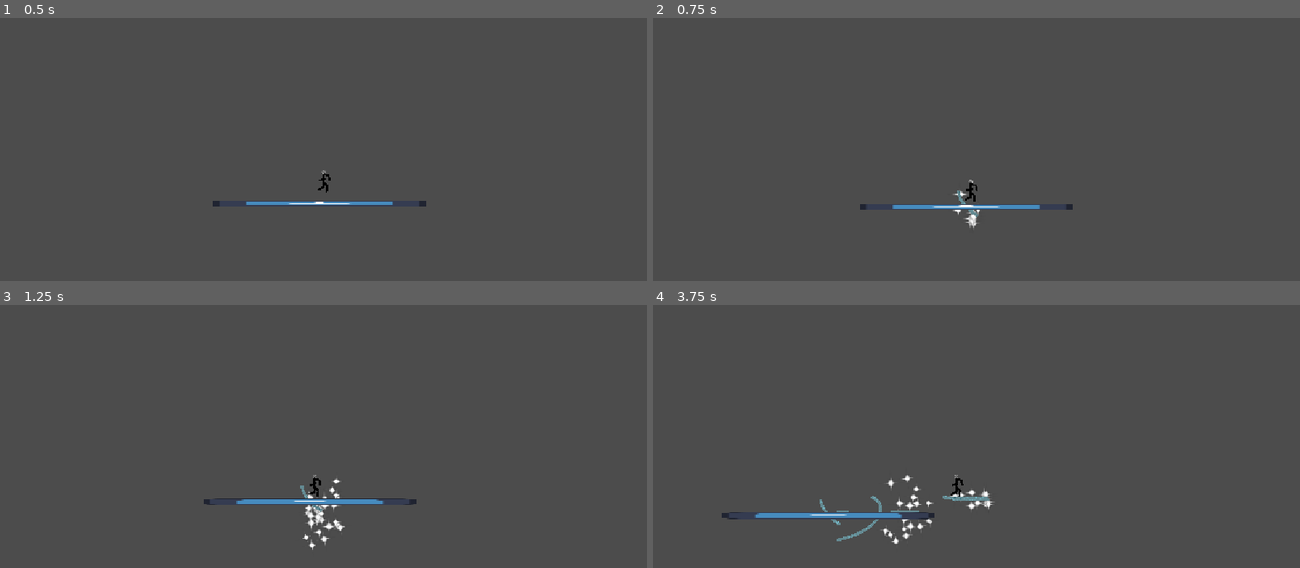
Above: before the commit, frames 1-4 (two rows, left to right).
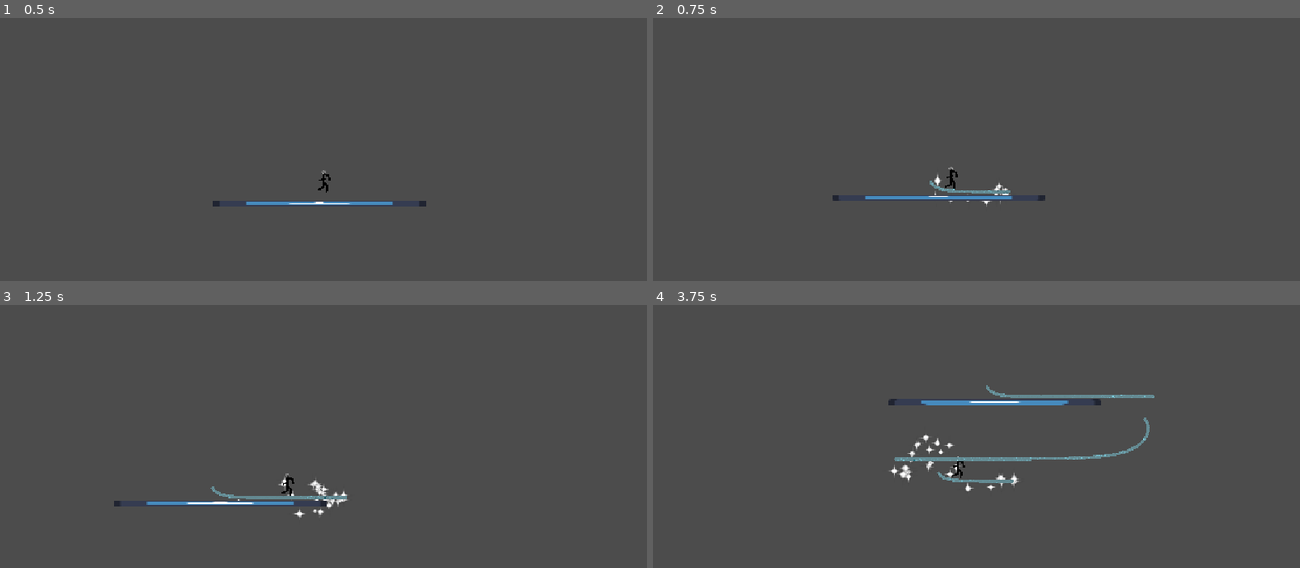
Above: after the commit, the same moments.

Repository: Zepeacedust/snow-game
Game: Godot game, scene res://TestingPlayground.tscn
The game is run twice, just before and just after one commit, with the same random seed, the same clock (stepped at 60 frames per second) and the same inputs. The engine's default icon, where the game draws it, is replaced by a stand-in: a white triangle on a blue panel in a dark square.
Inputs:
- Up to frame 1 (0.5 s): no input
- Up to frame 2 (0.75 s): tap Enter at 0.5 s; hold Right (right) from 0.53 s (still down); hold Shift (bridge) from 0.53 s (still down)
- Up to frame 3 (1.25 s): keep holding Right (right); keep holding Shift (bridge); tap Space (jump) at 0.77 s
- Up to frame 4 (3.75 s): release Shift (bridge) at 1.28 s; tap Shift (bridge) at 1.35, 2.85 s; tap Space (jump) at 1.52, 3.02 s; release Right (right) at 2.03 s; hold Left (left) 2.03-2.78 s; hold Shift (bridge) 2.03-2.78 s; hold Right (right) from 2.78 s (still down); hold Shift (bridge) from 3.53 s (still down)

Frame 1 is identical in both runs. In frame 2, 1.2% of the frame differs, in the area x 27-65%, y 56-80%; in frame 3, 1.6%; in frame 4, 3.1%, in the area x 10-78%, y 30-92%.

Commit message:
Fixed the Movement Bug

Diff:
--- a/BridgeObject.tscn
+++ b/BridgeObject.tscn
@@ -24,8 +24,9 @@
 [node name="BridgeObject" type="Path2D" unique_id=977108169 node_paths=PackedStringArray("line_visualizer")]
 curve = SubResource("Curve2D_1x2th")
 script = ExtResource("1_1x2th")
-control_amount = 50.0
+control_amount = 150.0
 line_visualizer = NodePath("Line2D")
+minimum_extension_length = 5.0
 
 [node name="Line2D" type="Line2D" parent="." unique_id=1228438323]
 material = SubResource("ShaderMaterial_oj7mg")
--- a/player.tscn
+++ b/player.tscn
@@ -5,6 +5,11 @@
 [ext_resource type="Texture2D" uid="uid://b028twghgn7rb" path="res://kenney_particle-pack/PNG (Transparent)/star_06.png" id="3_i3pqv"]
 [ext_resource type="Texture2D" uid="uid://bp0gj5qyc2rsv" path="res://kenney_particle-pack/PNG (Transparent)/light_03.png" id="4_hqtel"]
 [ext_resource type="Script" uid="uid://bevsddduh0kgh" path="res://scripts/player_kinematics.gd" id="4_sweqy"]
+
+[sub_resource type="Curve" id="Curve_i3pqv"]
+_limits = [1.0, 5.0, -1.0, 1.0]
+_data = [Vector2(-1, 3.6966295), 0.0, 0.0, 0, 0, Vector2(1, 1), 0.0, 0.0, 0, 0]
+point_count = 2
 
 [sub_resource type="CircleShape2D" id="CircleShape2D_l7ksm"]
 radius = 65.0
@@ -20,6 +25,8 @@
 [node name="CharacterBody2D" type="CharacterBody2D" unique_id=487467837]
 script = ExtResource("1_onrkg")
 FOOT_SIZE = 65.0
+SPEED = 600.0
+AIR_PIVOT = SubResource("Curve_i3pqv")
 meter_depletion = 0.4
 
 [node name="CollisionShape2D" type="CollisionShape2D" parent="." unique_id=1307537146]
--- a/scripts/player_movement.gd
+++ b/scripts/player_movement.gd
@@ -11,6 +11,7 @@
 @export var SPEED : float = 300.0
 @export var JUMP_VELOCITY : float = -400.0
 @export var ACCEL_CURVE : Curve
+@export var AIR_PIVOT : Curve
 
 @export_category("Bridge Attributes")
 @export var max_meter : float = 100
@@ -81,7 +82,7 @@
 	if direction and is_on_floor():
 		velocity.x = direction.x * SPEED
 	elif direction:
-		velocity.x = direction.x * SPEED
+		velocity.x = move_toward(velocity.x, direction.x*SPEED, delta *SPEED*AIR_PIVOT.sample(direction.dot(velocity)) )
 	else:
 		velocity.x = move_toward(velocity.x, 0, delta * SPEED)
 
